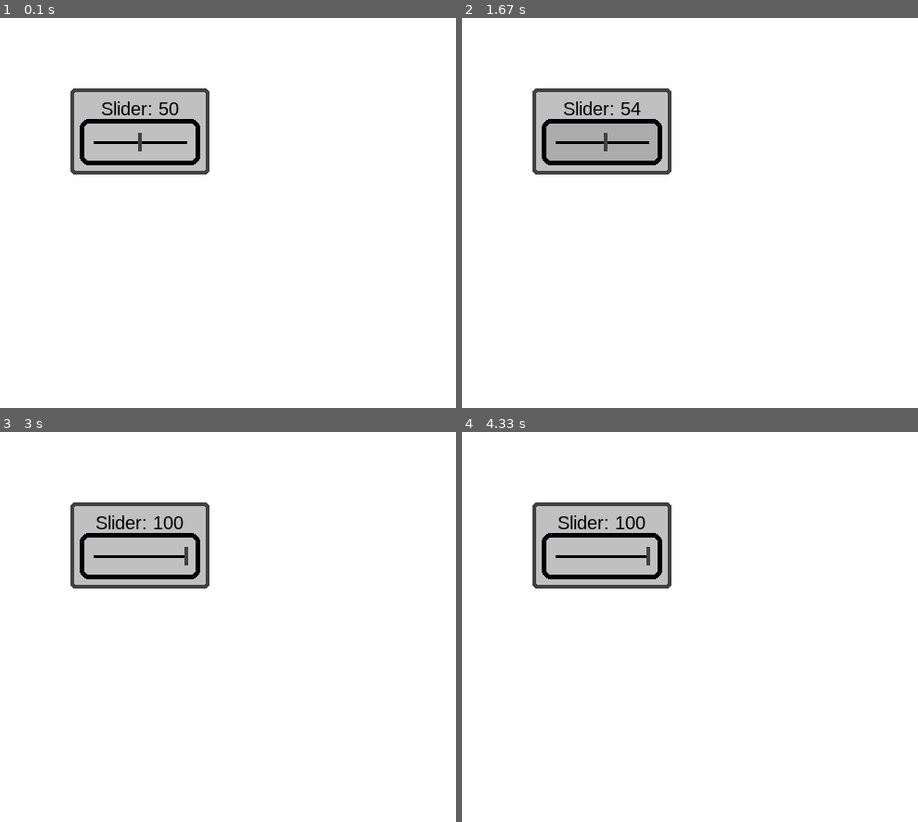
Above: before the commit, frames 1-4 (two rows, left to right).
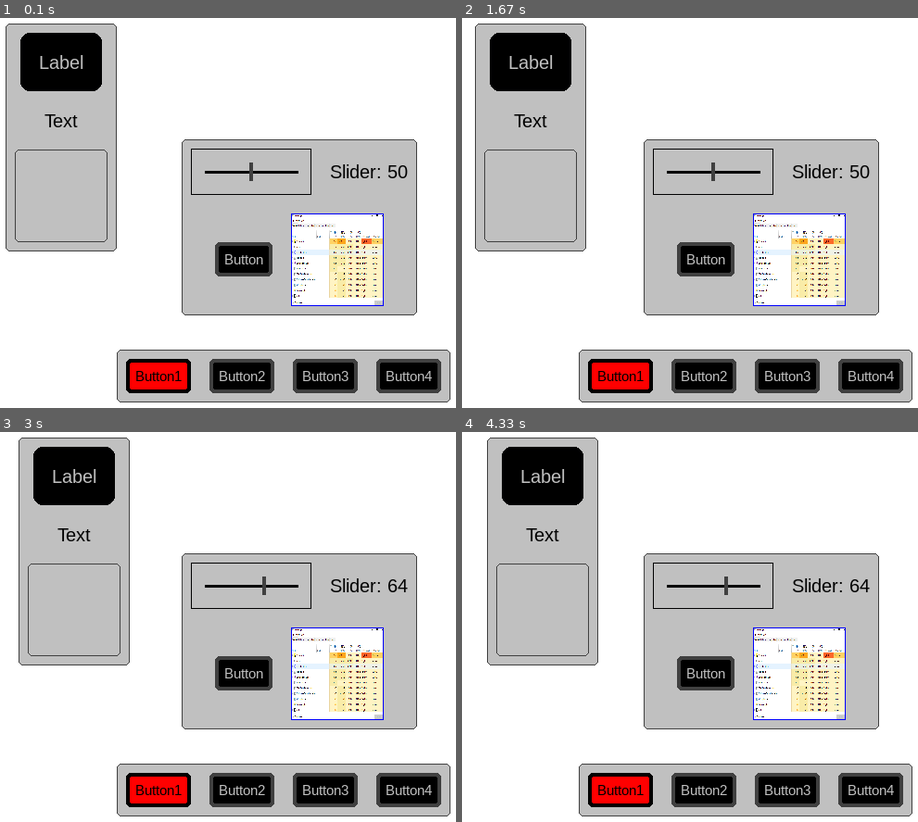
Above: after the commit, the same moments.

Repository: Skullheadx/PygameGUIEngine
Game: pygame game, started from main.py
The game is run twice, just before and just after one commit, with the same random seed, the same clock (stepped at 60 frames per second) and the same inputs.
Inputs (mouse positions are in pixels of both pictures, inside the frame that each line leads up to):
- Up to frame 1 (0.1 s): no input
- Up to frame 2 (1.67 s): click (703, 259) at 0.38 s, where only the run after the commit has a clickable "Button"; click (804, 326) at 0.72 s; click (703, 376) at 1.05 s, where only the run after the commit has a clickable "Button2"; click (607, 138) at 1.38 s
- Up to frame 3 (3 s): click (264, 564) at 1.72 s; click (200, 549) at 2.05 s; click (159, 790) at 2.38 s, where only the run after the commit has a clickable "Button1"; click (91, 685) at 2.72 s
- Up to frame 4 (4.33 s): click (785, 790) at 3.88 s, where only the run after the commit has a clickable "Button3"; click (566, 806) at 4.22 s

The runs differ from the first frame. In frame 1, 47% of the frame differs, in the area x 1-99%, y 1-99%; in frame 2, 46%; in frame 3, 46%; in frame 4, 45%.

Commit message:
darken and centering

Diff:
--- a/button.py
+++ b/button.py
@@ -7,7 +7,7 @@
     cooldown = 0.25  # seconds
 
     def __init__(self, x, y, text, font, size, text_color=Color.BLACK, background=Color.WHITE, border_color=Color.BLACK,
-                 border_width=1, border_radius=0, padding=10, func=None):
+                 border_width=1, border_radius=0, padding=10, darken=True, func=None):
         super().__init__(x, y, text, font, size, text_color, background, border_color, border_width, border_radius,
                          padding)
         self.is_hover = False
@@ -16,8 +16,12 @@
 
         self.func = func
 
-        self.hover_color = Color.darken(self.background_color, 20)
-        self.pressed_color = Color.darken(self.background_color, 40)
+        if darken:
+            self.hover_color = Color.darken(self.background_color, 20)
+            self.pressed_color = Color.darken(self.background_color, 40)
+        else:
+            self.hover_color = Color.lighten(self.background_color, 20)
+            self.pressed_color = Color.lighten(self.background_color, 40)
 
         self.last_click = 0
         self.still_pressed = False
--- a/container.py
+++ b/container.py
@@ -38,6 +38,13 @@
     def get_child_index(self, child):
         return self.children.index(child)
 
+    def center(self, x=None, y=None):
+        if x is None:
+            x = self.x
+        if y is None:
+            y = self.y
+        self.set_position(x - (self.width - 2 * self.padding) // 2, y - (self.height - 2 * self.padding) // 2)
+
     def set_position(self, x, y):
         self.x = x
         self.y = y
@@ -48,7 +55,7 @@
         child_y = self.y
         for i, child in enumerate(self.children):
             child_position_x = self.x + (
-                    self.width - 2 * self.padding - child.get_width()) // 2 if self.centered else self.x
+                    self.get_width() - 2 * self.padding - child.get_width()) // 2 if self.centered else self.x
             child_position_y = child_y
             if hasattr(child, 'padding'):
                 child_position_x += child.padding
@@ -56,6 +63,7 @@
 
             child.set_position(child_position_x, child_position_y)
             child_y += child.get_height() + self.separation_distance
+        self.rect.set_size(self.get_width(), self.get_height())
 
     def update(self):
         for child in self.children:
@@ -64,10 +72,13 @@
         self.update_children_position()
 
     def get_width(self):
-        return self.width
+        if self.get_child_count() == 0:
+            return 0
+        return max([child.get_width() for child in self.children]) + self.padding * 2
 
     def get_height(self):
-        return self.height
+        return sum([child.get_height() for child in self.children]) + self.padding * 2 + (
+                self.get_child_count() - 1) * self.separation_distance
 
     def move(self, dx, dy):
         self.x += dx
@@ -138,6 +149,13 @@
     def get_child_index(self, child):
         return self.children.index(child)
 
+    def center(self, x=None, y=None):
+        if x is None:
+            x = self.x
+        if y is None:
+            y = self.y
+        self.set_position(x - (self.width - 2 * self.padding) // 2, y - (self.height - 2 * self.padding) // 2)
+
     def set_position(self, x, y):
         self.x = x
         self.y = y
@@ -149,7 +167,7 @@
         for i, child in enumerate(self.children):
             child_position_x = child_x
             child_position_y = self.y + (
-                    self.height - 2 * self.padding - child.get_height()) // 2 if self.centered else self.x
+                    self.get_height() - 2 * self.padding - child.get_height()) // 2 if self.centered else self.x
 
             if hasattr(child, 'padding'):
                 child_position_x += child.padding
@@ -157,17 +175,22 @@
 
             child.set_position(child_position_x, child_position_y)
             child_x += child.get_width() + self.separation_distance
+        self.rect.set_size(self.get_width(), self.get_height())
 
     def update(self):
         for child in self.children:
             if hasattr(child, 'update'):
                 child.update()
+        self.update_children_position()
 
     def get_width(self):
-        return self.width
+        return sum([child.get_width() for child in self.children]) + self.padding * 2 + (
+                self.get_child_count() - 1) * self.separation_distance
 
     def get_height(self):
-        return self.height
+        if self.get_child_count() == 0:
+            return 0
+        return max([child.get_height() for child in self.children]) + self.padding * 2
 
     def move(self, dx, dy):
         self.x += dx
@@ -248,22 +271,29 @@
                 return self.children.index(child)
         return -1
 
+    def center(self, x=None, y=None):
+        if x is None:
+            x = self.x
+        if y is None:
+            y = self.y
+        self.set_position(x - (self.width - 2 * self.grid.padding) // 2, y - (self.height - 2 * self.grid.padding) // 2)
+        self.grid.center(x, y)
+
     def set_position(self, x, y):
         self.x = x
         self.y = y
         self.grid.set_position(x, y)
 
     def update(self):
-        for row in self.children:
-            for child in row:
-                if hasattr(child, 'update'):
-                    child.update()
+        self.grid.update()
 
     def get_width(self):
-        return self.width
+        return sum([child.get_width() for child in self.children]) + self.grid.padding * 2 + (
+                self.get_child_count() - 1) * self.grid.separation_distance
 
     def get_height(self):
-        return self.height
+        return sum([child.get_height() for child in self.children]) + self.grid.padding * 2 + (
+                self.get_child_count() - 1) * self.grid.separation_distance
 
     def move(self, dx, dy):
         self.x += dx
--- a/image.py
+++ b/image.py
@@ -20,6 +20,13 @@
 
     def get_height(self):
         return self.height
+
+    def center(self, x=None, y=None):
+        if x is None:
+            x = self.x
+        if y is None:
+            y = self.y
+        self.set_position(x - self.width / 2, y - self.height / 2)
 
     def set_position(self, x, y):
         self.x = x
--- a/main.py
+++ b/main.py
@@ -14,10 +14,30 @@
 clock = pygame.time.Clock()
 delta = 0
 
-a = Slider(100, 100, 100, 20, 0, 100, 50, Color.LIGHT_GRAY, Color.DARK_GRAY, 4, 5, 10)
+a = Slider(100, 100, 100, 20, 0, 100, 50, Color.LIGHT_GRAY, Color.DARK_GRAY, 1, 1, 0, 15, False)
 b = Text(100, 100, "Slider", "Arial", 20, Color.BLACK)
-c = VBoxContainer(100, 100, Color.LIGHT_GRAY, Color.DARK_GRAY, 4, 5, 10, 0, True, [b, a])
+d = Button(100, 100, "Button", "arial", 15, Color.BLACK, Color.LIGHT_GRAY, Color.DARK_GRAY, 4, 5, 10, False,
+           lambda: print("Button clicked!"))
+e = Image(100, 100, "image.PNG", Color.BLUE, 1)
+e.resize(100, 100)
+c = GridContainer(10, 10, 2, 2, Color.LIGHT_GRAY, Color.DARK_GRAY, 1, 5, 10, 20, [[a, b], [d, e]])
+c.center(x=640 / 2, y=480 / 2)
 
+g = Label(100, 100, "Label", "Arial", 20, Color.BLACK, Color.LIGHT_GRAY, 1, 5, 10, 20)
+h = Text(100, 100, "Text", "Arial", 20, Color.BLACK)
+i = Rectangle(100, 100, 100, 100, Color.LIGHT_GRAY, Color.DARK_GRAY, 1, 5)
+f = VBoxContainer(30, 30, Color.LIGHT_GRAY, Color.DARK_GRAY, 1, 5, 10, 20, True, [g, h, i])
+
+j = Button(100, 100, "Button1", "arial", 15, Color.RED, Color.BLACK, Color.BLACK, 4, 5, 10, True,
+           lambda: print("Button1 clicked!"))
+k = Button(100, 100, "Button2", "arial", 15, Color.BLACK, Color.LIGHT_GRAY, Color.DARK_GRAY, 4, 5, 10, False,
+           lambda: print("Button2 clicked!"))
+l = Button(100, 100, "Button3", "arial", 15, Color.BLACK, Color.LIGHT_GRAY, Color.DARK_GRAY, 4, 5, 10, False,
+           lambda: print("Button3 clicked!"))
+m = Button(100, 100, "Button4", "arial", 15, Color.BLACK, Color.LIGHT_GRAY, Color.DARK_GRAY, 4, 5, 10, False,
+           lambda: print("Button4 clicked!"))
+n = HBoxContainer(30, 400, Color.LIGHT_GRAY, Color.DARK_GRAY, 1, 5, 10, 20, True, [j, k, l, m])
+n.center(x=640 / 2)
 is_running = True
 while is_running:
     for event in pygame.event.get():
@@ -30,7 +50,14 @@
     c.update()
     c.draw(screen)
 
+    f.move(delta * 5, 0)
+    f.update()
+    f.draw(screen)
+
+    n.update()
+    n.draw(screen)
+
     pygame.display.update()
-    delta = clock.tick(60) / 1000  # Seconds since last frame
+    delta = clock.tick(120) / 1000  # Seconds since last frame
 
 pygame.quit()
--- a/rectangle.py
+++ b/rectangle.py
@@ -43,6 +43,13 @@
     def collidepoint(self, point):
         return self.x <= point[0] <= self.x + self.width and self.y <= point[1] <= self.y + self.height
 
+    def center(self, x=None, y=None):
+        if x is None:
+            x = self.x
+        if y is None:
+            y = self.y
+        self.set_position(x - self.width / 2, y - self.height / 2)
+
     def draw(self, screen):
         pygame.draw.rect(screen, self.background_color, (self.x, self.y, self.width, self.height),
                          border_radius=self.border_radius)
--- a/slider.py
+++ b/slider.py
@@ -7,7 +7,8 @@
     slider_thickness = 4
 
     def __init__(self, x, y, width, height, min_val=0, max_val=100, default=0, background_color=Color.WHITE,
-                 slider_color=Color.BLACK, border_color=Color.BLACK, border_width=1, border_radius=0, padding=15):
+                 slider_color=Color.BLACK, border_color=Color.BLACK, border_width=1, border_radius=0, padding=15,
+                 darken=True):
         self.x = x
         self.y = y
         self.background_color = background_color
@@ -30,8 +31,12 @@
         self.is_pressed = False
         self.is_clicked = False
 
-        self.hover_color = Color.darken(self.background_color, 20)
-        self.pressed_color = Color.darken(self.background_color, 40)
+        if darken:
+            self.hover_color = Color.darken(self.background_color, 20)
+            self.pressed_color = Color.darken(self.background_color, 40)
+        else:
+            self.hover_color = Color.lighten(self.background_color, 20)
+            self.pressed_color = Color.lighten(self.background_color, 40)
 
         self.last_click = 0
         self.still_pressed = False
--- a/text.py
+++ b/text.py
@@ -45,6 +45,13 @@
         self.text_color = text_color
         self.update_text()
 
+    def center(self, x=None, y=None):
+        if x is None:
+            x = self.x
+        if y is None:
+            y = self.y
+        self.set_position(x - self.text_surface.get_width() / 2, y - self.text_surface.get_height() / 2)
+
     def draw(self, screen):
         screen.blit(self.text_surface, (self.x, self.y))
 
